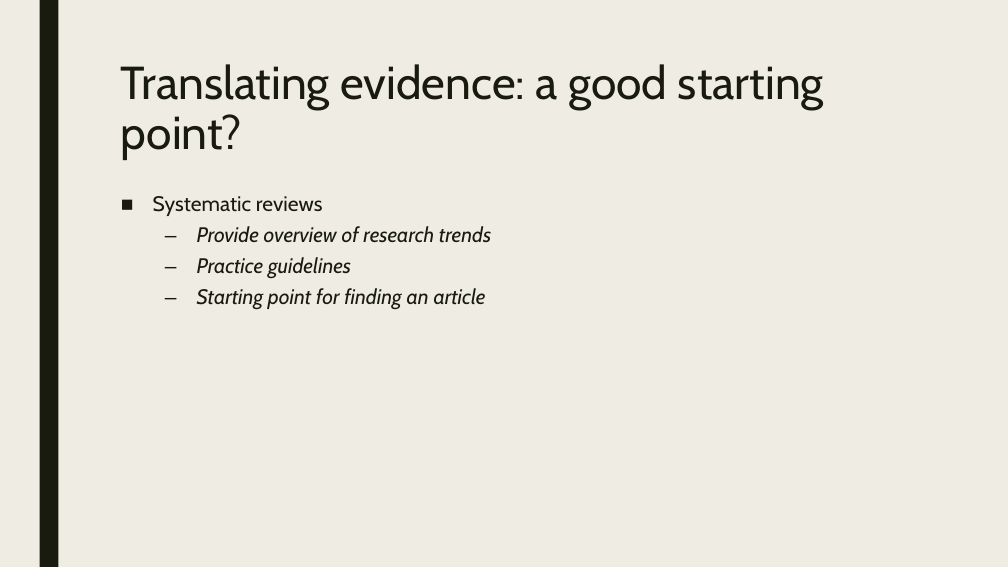
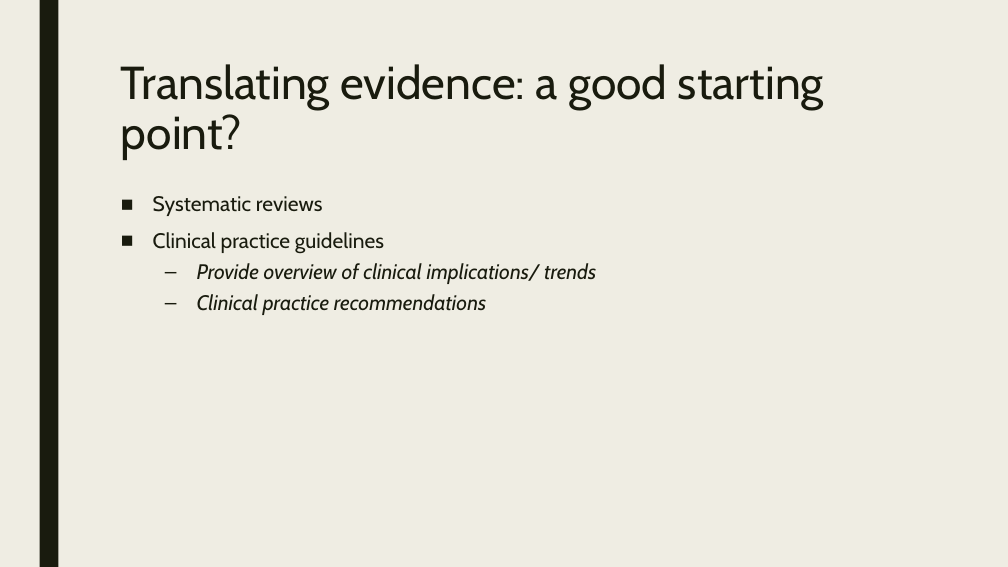
Before and after one commit to Jim-Wright90/cds_663_winter_2021, a slide deck: slide 6 of slides/Translating the evidence_presentation.pptx (slide 4 before the commit). Drawn at 1008x567 pixels with LibreOffice and Linux fonts; fonts in the diff are those of the drawing. Boxes give left, top, right and bottom in pixels: in the first picture for what was removed or moved away, otherwise in the second. Text is boxed around its words. In the diff, an @@ line names an element or a change of style, - is before the commit and + after.

```diff
--- a/slides/Translating the evidence_presentation.pptx
+++ b/slides/Translating the evidence_presentation.pptx
@@ text at (153, 232, 596, 315): text changed @@
-  – Provide overview of research trends
-  – Practice guidelines
-  – Starting point for finding an article
+■ Clinical practice guidelines
+  – Provide overview of clinical implications/ trends
+  – Clinical practice recommendations
```
Also in this commit, not shown: 2 other slides changed, 6 slides added, 1 other file.
